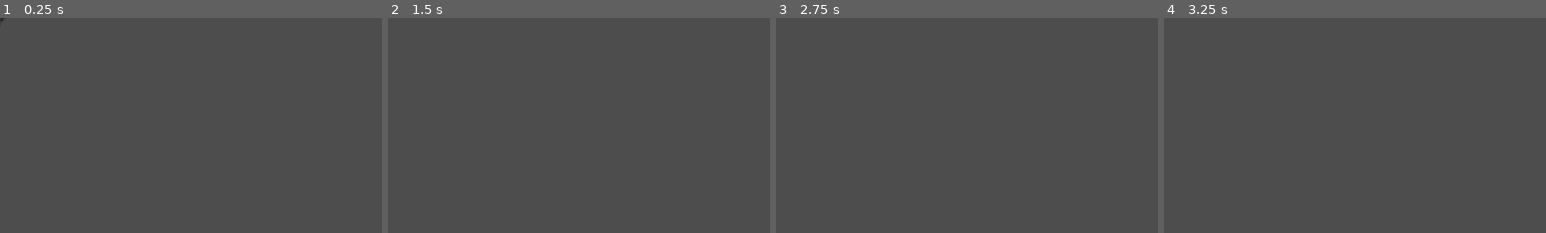
Above: before the commit, frames 1-4 (left to right).
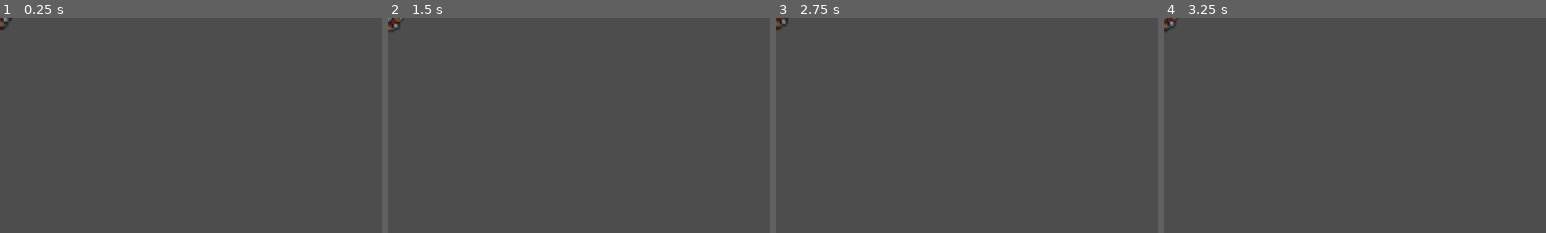
Above: after the commit, the same moments.

Repository: AdamMambetov/tower-defence-godot
Game: Godot game, scene res://scene/soldier.tscn
The game is run twice, just before and just after one commit, with the same random seed, the same clock (stepped at 60 frames per second) and the same inputs. This scene is started directly instead of the project's main scene.
Inputs (mouse positions are % of the whole screen's width and height, from its top left):
- Up to frame 1 (0.25 s): no input
- Up to frame 2 (1.5 s): tap Enter at 0.5 s; move the mouse to (72, 45) at 0.52 s; tap Space at 1.25 s; move the mouse to (30, 55) at 1.27 s
- Up to frame 3 (2.75 s): move the mouse to (60, 28) at 2.02 s
- Up to frame 4 (3.25 s): move the mouse to (45, 70) at 2.77 s
The pictures show only the part of the screen within x 0-50%, y 0-50%; the shares and areas given below are measured in that part.

The runs differ from the first frame. In frame 1, less than 0.1% of the frame differs, in the area x 0-4%, y 0-6%; in frame 2, 0.2%, in the area x 0-4%, y 0-7%; in frame 3, 0.1%; in frame 4, 0.2%.
Error after the commit: Invalid access to property or key 'None' on a base object of type 'Dictionary[String, String]'. (res://src/unit.gd:16)

Commit message:
damage on server

Diff:
--- a/scene/soldier.tscn
+++ b/scene/soldier.tscn
@@ -319,6 +319,22 @@
 
 [sub_resource type="RectangleShape2D" id="RectangleShape2D_fyscm"]
 size = Vector2(35, 100)
+
+[sub_resource type="StyleBoxFlat" id="StyleBoxFlat_0i558"]
+bg_color = Color(0, 0, 0, 1)
+corner_radius_top_left = 5
+corner_radius_top_right = 5
+corner_radius_bottom_right = 5
+corner_radius_bottom_left = 5
+anti_aliasing = false
+
+[sub_resource type="StyleBoxFlat" id="StyleBoxFlat_3f3g7"]
+bg_color = Color(0.3285419, 0.68161446, 0.51560247, 1)
+corner_radius_top_left = 5
+corner_radius_top_right = 5
+corner_radius_bottom_right = 5
+corner_radius_bottom_left = 5
+anti_aliasing = false
 
 [node name="Soldier" type="Area2D"]
 collision_layer = 0
@@ -335,9 +351,8 @@
 [node name="Animations" type="AnimatedSprite2D" parent="."]
 scale = Vector2(3, 3)
 sprite_frames = SubResource("SpriteFrames_map1f")
-animation = &"attack_02"
-frame = 4
-frame_progress = 0.72845566
+animation = &"idle"
+frame_progress = 0.35681224
 
 [node name="ShapeCast2D" type="ShapeCast2D" parent="."]
 shape = SubResource("RectangleShape2D_fyscm")
@@ -346,12 +361,15 @@
 collide_with_areas = true
 collide_with_bodies = false
 
-[node name="Label" type="Label" parent="."]
-offset_left = -20.0
-offset_top = -39.0
-offset_right = 20.0
-offset_bottom = -16.0
-theme_override_colors/font_color = Color(0, 0, 0, 1)
-
 [node name="WaitAttackTimer" type="Timer" parent="."]
 one_shot = true
+
+[node name="ProgressBar" type="ProgressBar" parent="."]
+offset_left = -22.0
+offset_top = -45.0
+offset_right = 23.0
+offset_bottom = -40.0
+theme_override_styles/background = SubResource("StyleBoxFlat_0i558")
+theme_override_styles/fill = SubResource("StyleBoxFlat_3f3g7")
+value = 50.0
+show_percentage = false
--- a/src/api.gd
+++ b/src/api.gd
@@ -174,6 +174,13 @@
 		printerr("Request Error: ", body_json.detail)
 		return false
 
+func attack(from_id: String, to_id: String) -> void:
+	socket.send_text(JSON.stringify({
+		type = "attack",
+		from = from_id,
+		to = to_id,
+	}))
+
 
 func _add_field(body: PackedByteArray, key: String, value: String) -> void:
 	var content = "\r\n--boundary\r\n" + "Content-Disposition: form-data; name=\"%s\"\r\n" % key + "Content-Type: text/plain; charset=UTF-8\r\n\r\n" + value
@@ -230,7 +237,6 @@
 	access_token_timer.timeout.connect(_on_access_token_timeout)
 	add_child(access_token_timer)
 
-
 func _on_access_token_timeout() -> void:
 	var user_info = UserInfo.get_user_info()
 	if !user_info.is_empty():
--- a/src/main_map.gd
+++ b/src/main_map.gd
@@ -47,20 +47,22 @@
 		"start_game": prints("Опонент подключился, игра началась!");
 		"end_game": prints("Игра закончена!")
 		"spawn":
-			var unit = Global.units[data.unit_name].instantiate()
-			unit.is_player = true
-			unit.global_position = $"Game Layer/PlayerTower".get_spawn_position()
-			unit.is_archer = data.unit_name == "archer"
-			unit.update_info(JSON.parse_string(data.unit_info))
-			$"Game Layer/Units".add_child(unit)
+			spawn_unit(true, JSON.parse_string(data.unit_info))
 			$"UI Layer/UI/MoneyValue".text = str(int(data.money))
 		"spawn_enemy":
-			var unit = Global.units[data.unit_name].instantiate()
-			unit.is_player = false
-			unit.global_position = $"Game Layer/EnemyTower".get_spawn_position()
-			unit.is_archer = data.unit_name == "archer"
-			unit.update_info(JSON.parse_string(data.unit_info))
-			$"Game Layer/Units".add_child(unit)
+			spawn_unit(false, JSON.parse_string(data.unit_info))
+
+
+func spawn_unit(is_player: bool, data: Dictionary) -> void:
+	var unit = Global.units[data.name].instantiate()
+	unit.is_player = is_player
+	unit.is_archer = data.name == "archer"
+	unit.update_info(data)
+	if is_player:
+		unit.global_position = $"Game Layer/PlayerTower".get_spawn_position()
+	else:
+		unit.global_position = $"Game Layer/EnemyTower".get_spawn_position()
+	$"Game Layer/Units".add_child(unit)
 
 
 func _on_Api_new_data_recieved(result: Dictionary) -> void:
--- a/src/soldier.gd
+++ b/src/soldier.gd
@@ -17,7 +17,12 @@
 
 func _ready() -> void:
 	super._ready()
+	Api.connect("new_data_recived", _on_Api_new_data_recieved)
+
 	wait_attack_timer.wait_time = attack_speed
+	$ProgressBar.max_value = health
+	$ProgressBar.value = health
+
 	animated_sprite.flip_h = !is_player
 	animated_sprite.play("walk")
 
@@ -44,13 +49,13 @@
 			move_unit(delta)
 
 
-func _on_set_health() -> void:
-	if health > 0:
-		return
-	unit_state = UnitState.Death
+func _on_set_health(_old: float, new: float) -> void:
+	$ProgressBar.value = new
+	if new <= 0:
+		unit_state = UnitState.Death
 
-func _on_set_unit_state() -> void:
-	match unit_state:
+func _on_set_unit_state(_old: String, new: String) -> void:
+	match new:
 		UnitState.Walk:
 			animated_sprite.play("walk")
 		UnitState.Attack:
@@ -59,7 +64,7 @@
 			if unit_state != UnitState.Attack:
 				return
 			if is_instance_valid(current_enemy):
-				current_enemy.health -= damage
+				Api.attack(self.id, current_enemy.id)
 				if current_enemy.health <= 0:
 					current_enemy = null
 					unit_state = UnitState.None
@@ -77,3 +82,10 @@
 			animated_sprite.play("death")
 			await animated_sprite.animation_finished
 			queue_free()
+
+func _on_Api_new_data_recieved(result: Dictionary) -> void:
+	if !result.has(id):
+		return
+
+	if result.type == "attack":
+		health = result.get(id)
--- a/src/unit.gd
+++ b/src/unit.gd
@@ -1,32 +1,30 @@
 class_name Unit extends Area2D
 
 
-enum UnitState {
-	None,
-	Walk,
-	Attack,
-	WaitAttack,
-	Death,
-}
+var UnitState: Dictionary[String, String]
 
+var id: String
 @export var speed = 50
 @export var damage = 5
 @export var is_player: bool
 @export var attack_speed = 3.0
 @export var health: float = 100.0:
 	set(value):
+		var old = health
 		health = value
-		_on_set_health()
-var unit_state: UnitState = UnitState.None:
+		_on_set_health(old, value)
+var unit_state: String = UnitState.None:
 	set(value):
+		var old = unit_state
 		unit_state = value
-		_on_set_unit_state()
+		_on_set_unit_state(old, value)
 
 @export var shape_cast_path: NodePath
 @onready var shape_cast: ShapeCast2D = get_node(shape_cast_path)
 
 
 func _ready() -> void:
+	_init_unit_states()
 	set_collision_layer_value(2, is_player)
 	set_collision_layer_value(3, !is_player)
 	set_collision_mask_value(2, !is_player)
@@ -47,12 +45,22 @@
 		move_unit(delta)
 
 
-func _on_set_health() -> void:
+func _init_unit_states() -> void:
+	UnitState = {
+		None = "none",
+		Walk = "walk",
+		Attack = "attack",
+		WaitAttack = "wait_attack",
+		Death = "death",
+	}
+
+
+func _on_set_health(old: float, new: float) -> void:
 	$Label.text = str(int(health))
 	if health <= 0:
 		queue_free()
 
-func _on_set_unit_state() -> void:
+func _on_set_unit_state(old: String, new: String) -> void:
 	pass
 
 
@@ -61,6 +69,7 @@
 	damage = info.damage
 	health = info.health
 	attack_speed = info.attack_speed
+	id = info.id
 
 func move_unit(delta: float) -> void:
 	if is_player:
Not shown: 1 places in scene/soldier.tscn that only renumber resources
